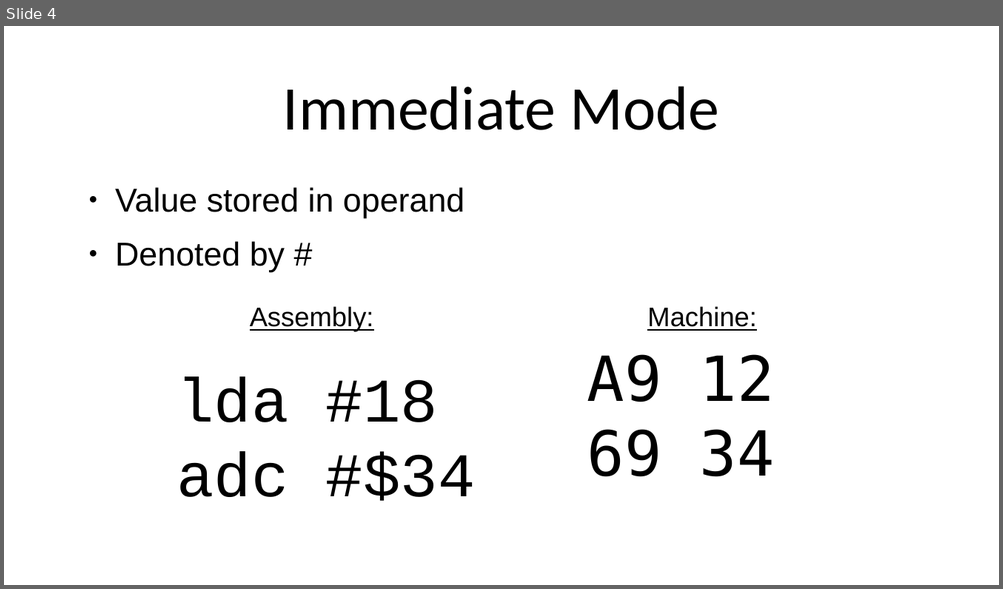
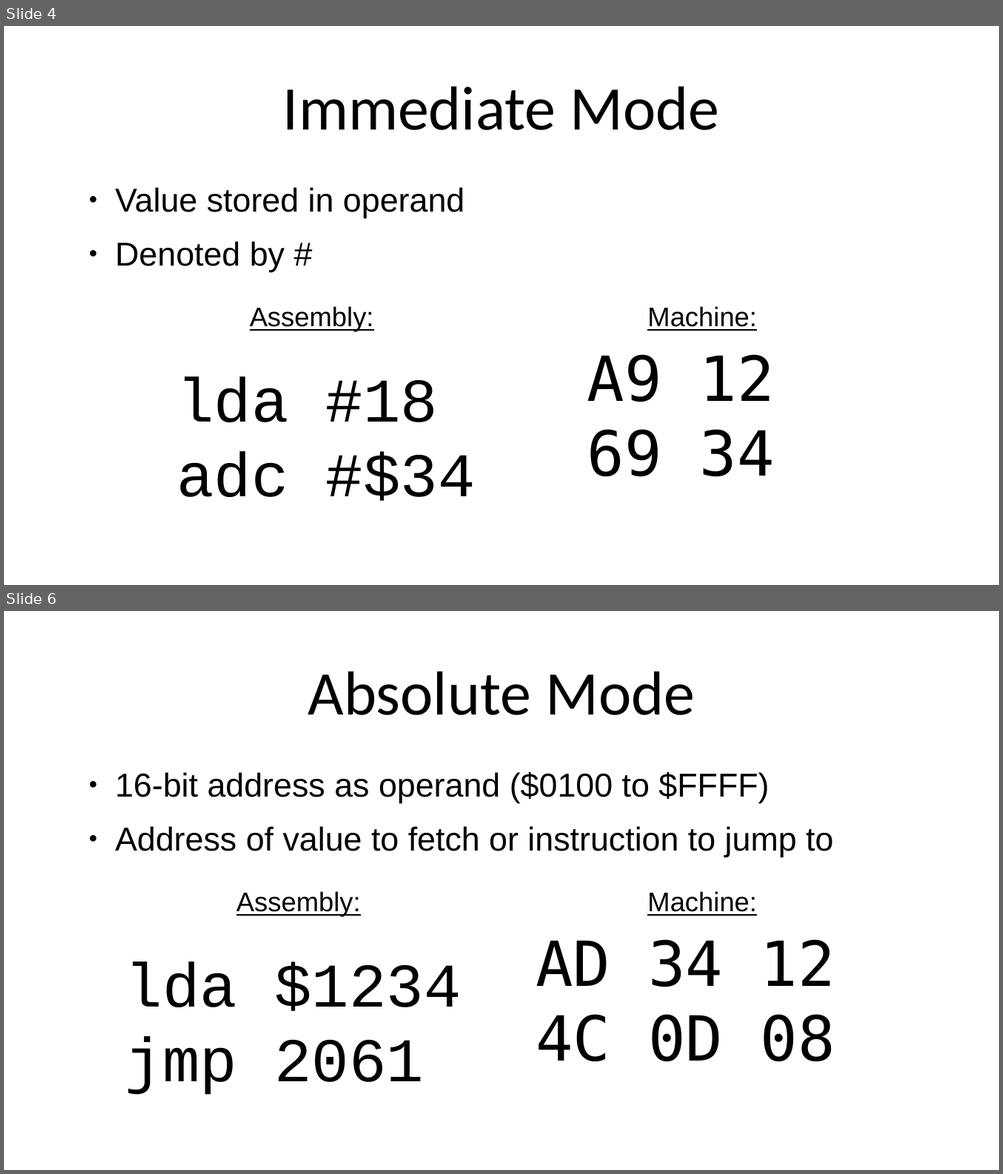
Before and after one commit to SlithyMatt/x16-assembly-tutorial, a slide deck: Lesson2/Lesson2.odp. Shown one above the other, each under a label of ours: slide 4 before the commit, slides 4 and 6 after it; the slides between them are not shown. The pictures are 1003x589 and 1003x1174 pixels, drawn with LibreOffice and Linux fonts; fonts in the diff are those of the drawing. Boxes give left, top, right and bottom in pixels: in the first picture for what was removed or moved away, otherwise in the second. Text is boxed around its words. In the diff, an @@ line names an element or a change of style, - is before the commit and + after.

```diff
--- a/Lesson2/Lesson2.odp
+++ b/Lesson2/Lesson2.odp
@@ slide 6 added at box(4, 611, 999, 1170), background #FFFFFF @@
@@ title added at box(307, 671, 694, 715), 60 pt, text #000000 @@
+Absolute Mode
@@ text added at box(115, 772, 833, 857), 32 pt, text #000000 @@
+● 16-bit address as operand ($0100 to $FFFF)
+● Address of value to fetch or instruction to jump to
@@ text added at box(236, 891, 361, 917), 26 pt, text #000000, underline @@
+Assembly:
@@ text added at box(647, 891, 757, 916), 26 pt, text #000000, underline @@
+Machine:
@@ text added at box(535, 940, 835, 1062), 60 pt, text #000000 @@
+AD 34 12
+4C 0D 08
@@ text added at box(125, 963, 461, 1095), 60 pt, text #000000 @@
+lda $1234
+jmp 2061
```
Also in this commit, not shown: 1 slide changed, 11 other slides added, 1 slide removed, 2 other files.
